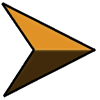
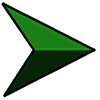
Layered file, before and after one edit (100 x 100). Changes by layer:
added layer "green-base" in group "arrow" over [5, 6, 92, 93]
